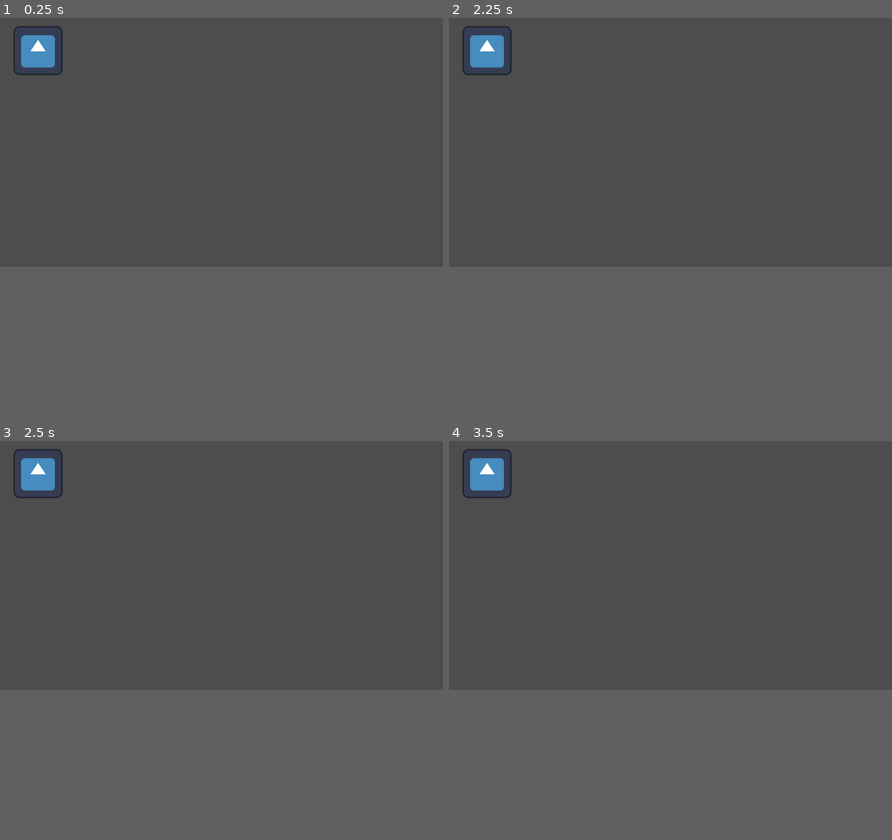
Above: before the commit, frames 1-4 (two rows, left to right).
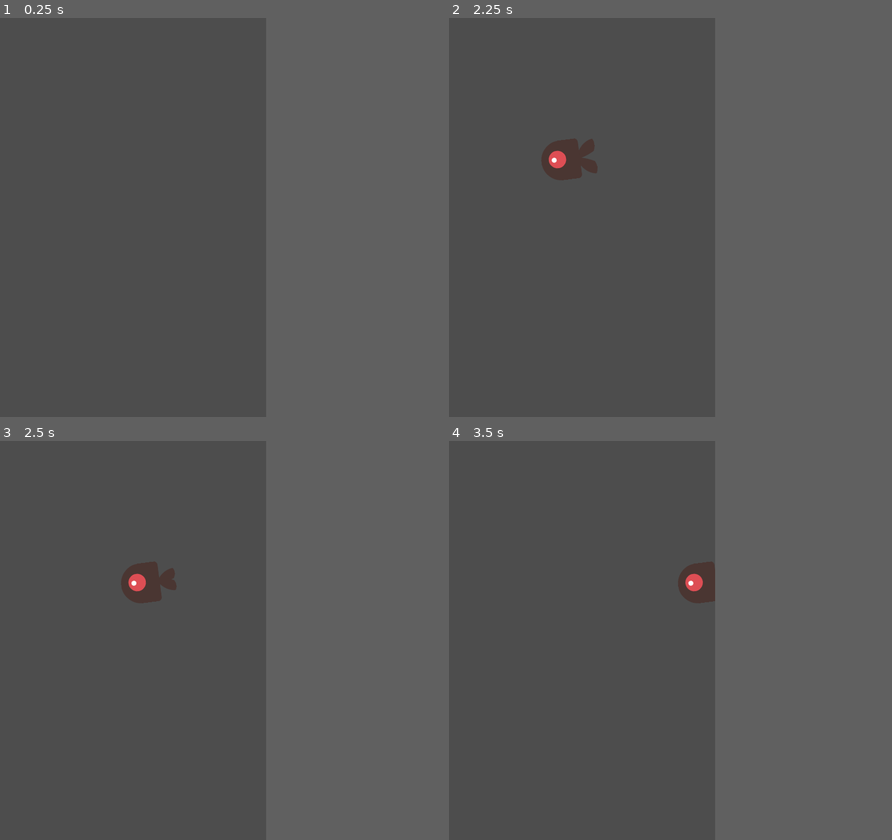
Above: after the commit, the same moments.

Repository: zykogithub/debut-godot
Game: Godot game, scene res://main.tscn
The game is run twice, just before and just after one commit, with the same random seed, the same clock (stepped at 60 frames per second) and the same inputs. Before the commit the project starts from res://icon.tscn. The engine's default icon, where the game draws it, is replaced by a stand-in: a white triangle on a blue panel in a dark square.
Inputs:
- Up to frame 1 (0.25 s): no input
- Up to frame 2 (2.25 s): tap Enter at 0.5, 2 s; hold Right (move_right, bound only after the commit) 0.53-1.28 s; tap Space at 1.25 s; hold Down (move_down, bound only after the commit) 1.28-2.03 s; hold Right (move_right, bound only after the commit) from 2.03 s (still down)
- Up to frame 3 (2.5 s): keep holding Right (move_right, bound only after the commit)
- Up to frame 4 (3.5 s): release Right (move_right, bound only after the commit) at 2.78 s; hold Up (move_up, bound only after the commit) from 2.78 s (still down)
In our replay, the window is 799x449 before the commit and 480x720 after it. These sizes can differ from the game's own. Grey fills any space a smaller window leaves; there, only what the larger window draws over its background counts as a difference.

The runs differ from the first frame. In frame 1, 0.8% of the frame differs, in the area x 3-15%, y 2-15%; in frame 2, 1.8%, in the area x 3-34%, y 2-41%; in frame 3, 1.7%; in frame 4, 1.5%.

Commit message:
fin de la création du joueur et de l'enemi et début de la scène main

Diff:
--- a/icon.gd
+++ /dev/null
@@ -1,18 +0,0 @@
-extends Sprite2D
-
-
-# Called when the node enters the scene tree for the first time.
-func _ready() -> void:
-	var node = Node2D.new()
-	var entier := 50
-	hello(node,entier)
-	print()
-
-
-# Called every frame. 'delta' is the elapsed time since the previous frame.
-func _process(delta: float) -> void:
-	pass
-
-func hello(node : Node2D, entier : int = 1) -> void :
-	entier = 3
-	node.position.x += entier
--- a/icon.tscn
+++ /dev/null
@@ -1,14 +0,0 @@
-[gd_scene load_steps=4 format=3 uid="uid://bbxijlw1xa46a"]
-
-[ext_resource type="Texture2D" uid="uid://ob5s3fkpn3mh" path="res://icon.svg" id="1_hqyvl"]
-[ext_resource type="Script" uid="uid://6hw2a3bvq2fh" path="res://icon.gd" id="2_otv2m"]
-[ext_resource type="Script" uid="uid://4v2tj2qspw5j" path="res://node_2d.gd" id="3_otv2m"]
-
-[node name="Icon" type="Sprite2D"]
-position = Vector2(99, 85)
-texture = ExtResource("1_hqyvl")
-script = ExtResource("2_otv2m")
-
-[node name="Node2D" type="Node2D" parent="."]
-position = Vector2(558.88574, 142.71411)
-script = ExtResource("3_otv2m")
--- /dev/null
+++ b/main.gd
@@ -0,0 +1,41 @@
+extends Node
+
+@export var mob_scene : PackedScene
+var score : int
+
+# Called when the node enters the scene tree for the first time.
+func _ready() -> void:
+	new_game()
+
+
+# Called every frame. 'delta' is the elapsed time since the previous frame.
+func _process(delta: float) -> void:
+	pass
+
+func new_game() -> void :
+	score = 0
+	$StartTimer.start()
+
+func game_over() -> void:
+	$ScoreTimer.stop()
+	$MobTimer.stop()
+
+func _on_mob_timer_timeout() -> void:
+	pass # Replace with function body.
+
+
+func _on_score_timer_timeout() -> void:
+	score +=1
+
+func _on_start_timer_timeout() -> void:
+	var mob = mob_scene.instantiate()
+	var mob_location = $MobPath/MobSpawLocation
+	mob_location.progress_ratio = randf()
+	mob.position = mob_location.position
+	var direction = mob_location.rotation + PI /2
+	direction += randf_range(-PI /4, PI/4)
+	mob.rotation = direction
+	var velocity = Vector2(randf_range(150.0,250.0),0.0)
+	mob.linear_velocity = velocity
+
+	add_child(mob)
--- /dev/null
+++ b/main.tscn
@@ -0,0 +1,43 @@
+[gd_scene load_steps=5 format=3 uid="uid://cwvgtsae4pj42"]
+
+[ext_resource type="Script" uid="uid://c2tjhmdeuq1g2" path="res://main.gd" id="1_h2yge"]
+[ext_resource type="PackedScene" uid="uid://owtirakc23wf" path="res://player.tscn" id="1_ig7tw"]
+[ext_resource type="PackedScene" uid="uid://57er14d6g663" path="res://mob.tscn" id="2_1bvp3"]
+
+[sub_resource type="Curve2D" id="Curve2D_lquwl"]
+_data = {
+"points": PackedVector2Array(0, 0, 0, 0, 0, -8, 0, 0, 0, 0, 0, 0, 0, 0, 0, 0, 480, 720)
+}
+point_count = 3
+
+[node name="Main" type="Node"]
+script = ExtResource("1_h2yge")
+mob_scene = ExtResource("2_1bvp3")
+
+[node name="Player" parent="." instance=ExtResource("1_ig7tw")]
+
+[node name="MobTimer" type="Timer" parent="."]
+wait_time = 0.5
+
+[node name="ScoreTimer" type="Timer" parent="."]
+
+[node name="StartTimer" type="Timer" parent="."]
+wait_time = 2.0
+one_shot = true
+
+[node name="StartPosition" type="Marker2D" parent="."]
+position = Vector2(240, 450)
+
+[node name="MobPath" type="Path2D" parent="."]
+position = Vector2(0, 7.912088)
+scale = Vector2(1, 0.989011)
+curve = SubResource("Curve2D_lquwl")
+
+[node name="MobSpawLocation" type="PathFollow2D" parent="MobPath"]
+position = Vector2(0, -8)
+rotation = 1.5707964
+
+[connection signal="hit" from="Player" to="." method="game_over"]
+[connection signal="timeout" from="MobTimer" to="." method="_on_mob_timer_timeout"]
+[connection signal="timeout" from="ScoreTimer" to="." method="_on_score_timer_timeout"]
+[connection signal="timeout" from="StartTimer" to="." method="_on_start_timer_timeout"]
--- /dev/null
+++ b/mob.gd
@@ -0,0 +1,17 @@
+extends RigidBody2D
+
+
+# Called when the node enters the scene tree for the first time.
+func _ready() -> void:
+	var mob_types = Array($AnimatedSprite2D.sprite_frames.get_animation_names())
+	$AnimatedSprite2D.animation = mob_types.pick_random()
+	$AnimatedSprite2D.play()
+
+
+# Called every frame. 'delta' is the elapsed time since the previous frame.
+func _process(delta: float) -> void:
+	pass
+
+
+func _on_visible_on_screen_notifier_2d_screen_exited() -> void:
+	queue_free()
--- /dev/null
+++ b/mob.tscn
@@ -0,0 +1,68 @@
+[gd_scene load_steps=10 format=3 uid="uid://57er14d6g663"]
+
+[ext_resource type="Script" uid="uid://ckhc5onqouowp" path="res://mob.gd" id="1_1qmh0"]
+[ext_resource type="Texture2D" uid="uid://d2ipx616k0rxj" path="res://art/enemyFlyingAlt_1.png" id="1_b3mxk"]
+[ext_resource type="Texture2D" uid="uid://d3xps2eyplw4m" path="res://art/enemyFlyingAlt_2.png" id="2_1qmh0"]
+[ext_resource type="Texture2D" uid="uid://dukl8801j6k24" path="res://art/enemySwimming_1.png" id="3_gfurk"]
+[ext_resource type="Texture2D" uid="uid://bdbsnggbg25eu" path="res://art/enemySwimming_2.png" id="4_ieysi"]
+[ext_resource type="Texture2D" uid="uid://bjq45oedxbyh" path="res://art/enemyWalking_1.png" id="5_cixyi"]
+[ext_resource type="Texture2D" uid="uid://bfhhhoexiai1a" path="res://art/enemyWalking_2.png" id="6_7ulmv"]
+
+[sub_resource type="SpriteFrames" id="SpriteFrames_pcqmr"]
+animations = [{
+"frames": [{
+"duration": 1.0,
+"texture": ExtResource("1_b3mxk")
+}, {
+"duration": 1.0,
+"texture": ExtResource("2_1qmh0")
+}],
+"loop": true,
+"name": &"fly",
+"speed": 5.0
+}, {
+"frames": [{
+"duration": 1.0,
+"texture": ExtResource("3_gfurk")
+}, {
+"duration": 1.0,
+"texture": ExtResource("4_ieysi")
+}],
+"loop": true,
+"name": &"swim",
+"speed": 5.0
+}, {
+"frames": [{
+"duration": 1.0,
+"texture": ExtResource("5_cixyi")
+}, {
+"duration": 1.0,
+"texture": ExtResource("6_7ulmv")
+}],
+"loop": true,
+"name": &"walk",
+"speed": 3.0
+}]
+
+[sub_resource type="CapsuleShape2D" id="CapsuleShape2D_jbnni"]
+radius = 50.0
+height = 104.0
+
+[node name="Mob" type="RigidBody2D"]
+collision_mask = 0
+gravity_scale = 0.0
+script = ExtResource("1_1qmh0")
+metadata/_edit_group_ = true
+
+[node name="AnimatedSprite2D" type="AnimatedSprite2D" parent="."]
+scale = Vector2(0.75, 0.75)
+sprite_frames = SubResource("SpriteFrames_pcqmr")
+animation = &"walk"
+frame_progress = 0.1704969
+
+[node name="VisibleOnScreenNotifier2D" type="VisibleOnScreenNotifier2D" parent="."]
+
+[node name="CollisionShape2D" type="CollisionShape2D" parent="."]
+shape = SubResource("CapsuleShape2D_jbnni")
+
+[connection signal="screen_exited" from="VisibleOnScreenNotifier2D" to="." method="_on_visible_on_screen_notifier_2d_screen_exited"]
--- a/node_2d.gd
+++ /dev/null
@@ -1,33 +0,0 @@
-extends Node2D
-
-# Called when the node enters the scene tree for the first time.
-func _ready():
-	add(5, 6) # Prints 11 to Output window
-	var sum = get_sum(2, 4) # Sets sum to 6
-	var my_int = add_ints(sum, 4) # Sets my_int to 10
-	my_int = times_2(my_int) # sets my_int to 20
-	var returned = move_x(self, my_int) # Move this node 20 pixels along x axis
-	if returned : print("vrai")
-	else : print("dommage")
-
-
-# This function has no return value
-func add(a, b):
-	print(a + b)
-
-# This function returns a value
-func get_sum(a, b):
-	return a + b
-
-# This function will only accept integer arguments
-func add_ints(a: int, b: int):
-	return a + b
-
-# Generate an error if the return value is not an int
-func times_2(n) -> int:
-	return 2 * n
-
-# This function modifies an object that is passed by reference
-func move_x(node: Node2D, dx = 1.5):
-	node.position.x += dx
-	return node.position.x == dx
--- /dev/null
+++ b/player.gd
@@ -0,0 +1,41 @@
+extends Area2D
+
+signal hit
+
+@export var speed := 400
+var screen_size
+
+# Called when the node enters the scene tree for the first time.
+func _ready() -> void:
+	screen_size = get_viewport_rect().size
+	hide()
+
+
+# Called every frame. 'delta' is the elapsed time since the previous frame.
+func _process(delta: float) -> void:
+	var velocity = Vector2.ZERO
+	if Input.is_action_pressed("move_right") : velocity.x +=1
+	elif Input.is_action_pressed("move_left") : velocity.x -=1
+	elif Input.is_action_pressed("move_down") : velocity.y +=1
+	elif Input.is_action_pressed("move_up") : velocity.y -=1
+
+	if velocity.length() > 0 :
+		velocity = velocity.normalized() * speed
+		$AnimatedSprite2D.play()
+	else : $AnimatedSprite2D.stop()
+	position += velocity * delta
+	position = position.clamp(Vector2.ZERO, screen_size)
+
+	if velocity.x != 0 :
+		$AnimatedSprite2D.animation = "walk"
+		$AnimatedSprite2D.flip_v = false
+		$AnimatedSprite2D.flip_h = velocity.x < 0
+	elif velocity.y != 0 :
+		$AnimatedSprite2D.animation = "up"
+		$AnimatedSprite2D.flip_v = velocity.y > 0
+
+
+func _on_body_entered(body: Node2D) -> void:
+	hide() # Player disappears after being hit.
+	hit.emit()
+	$CollisionShape2D.set_deferred("disabled", true)
--- /dev/null
+++ b/player.tscn
@@ -0,0 +1,52 @@
+[gd_scene load_steps=8 format=3 uid="uid://owtirakc23wf"]
+
+[ext_resource type="Texture2D" uid="uid://kltjvrxv54md" path="res://art/playerGrey_up1.png" id="1_hqtel"]
+[ext_resource type="Script" uid="uid://vhp41tt7ihkh" path="res://player.gd" id="1_sweqy"]
+[ext_resource type="Texture2D" uid="uid://da4exvt1yyx4m" path="res://art/playerGrey_up2.png" id="2_sweqy"]
+[ext_resource type="Texture2D" uid="uid://ddk3okdsnl4st" path="res://art/playerGrey_walk1.png" id="3_2hs0m"]
+[ext_resource type="Texture2D" uid="uid://2aagje0cygyo" path="res://art/playerGrey_walk2.png" id="4_1jxqw"]
+
+[sub_resource type="SpriteFrames" id="SpriteFrames_dw050"]
+animations = [{
+"frames": [{
+"duration": 1.0,
+"texture": ExtResource("1_hqtel")
+}, {
+"duration": 1.0,
+"texture": ExtResource("2_sweqy")
+}],
+"loop": true,
+"name": &"up",
+"speed": 5.0
+}, {
+"frames": [{
+"duration": 1.0,
+"texture": ExtResource("3_2hs0m")
+}, {
+"duration": 1.0,
+"texture": ExtResource("4_1jxqw")
+}],
+"loop": true,
+"name": &"walk",
+"speed": 5.0
+}]
+
+[sub_resource type="CapsuleShape2D" id="CapsuleShape2D_b26j0"]
+radius = 27.0
+height = 74.0
+
+[node name="Player" type="Area2D"]
+position = Vector2(13, 8)
+script = ExtResource("1_sweqy")
+metadata/_edit_group_ = true
+
+[node name="AnimatedSprite2D" type="AnimatedSprite2D" parent="."]
+scale = Vector2(0.5, 0.5)
+sprite_frames = SubResource("SpriteFrames_dw050")
+animation = &"walk"
+
+[node name="CollisionShape2D" type="CollisionShape2D" parent="."]
+position = Vector2(0, 3)
+shape = SubResource("CapsuleShape2D_b26j0")
+
+[connection signal="body_entered" from="." to="." method="_on_body_entered"]
--- a/project.godot
+++ b/project.godot
@@ -11,9 +11,15 @@
 [application]
 
 config/name="debutGodot"
-run/main_scene="uid://bbxijlw1xa46a"
+run/main_scene="uid://cwvgtsae4pj42"
 config/features=PackedStringArray("4.5", "Forward Plus")
 config/icon="res://icon.svg"
+
+[display]
+
+window/size/viewport_width=480
+window/size/viewport_height=720
+window/stretch/mode="canvas_items"
 
 [dotnet]
 
@@ -23,3 +29,26 @@
 
 version_control/plugin_name="GitPlugin"
 version_control/autoload_on_startup=true
+
+[input]
+
+move_right={
+"deadzone": 0.2,
+"events": [Object(InputEventKey,"resource_local_to_scene":false,"resource_name":"","device":0,"window_id":0,"alt_pressed":false,"shift_pressed":false,"ctrl_pressed":false,"meta_pressed":false,"pressed":false,"keycode":0,"physical_keycode":4194321,"key_label":0,"unicode":0,"location":0,"echo":false,"script":null)
+]
+}
+move_left={
+"deadzone": 0.2,
+"events": [Object(InputEventKey,"resource_local_to_scene":false,"resource_name":"","device":0,"window_id":0,"alt_pressed":false,"shift_pressed":false,"ctrl_pressed":false,"meta_pressed":false,"pressed":false,"keycode":0,"physical_keycode":4194319,"key_label":0,"unicode":0,"location":0,"echo":false,"script":null)
+]
+}
+move_up={
+"deadzone": 0.2,
+"events": [Object(InputEventKey,"resource_local_to_scene":false,"resource_name":"","device":-1,"window_id":0,"alt_pressed":false,"shift_pressed":false,"ctrl_pressed":false,"meta_pressed":false,"pressed":false,"keycode":0,"physical_keycode":4194320,"key_label":0,"unicode":0,"location":0,"echo":false,"script":null)
+]
+}
+move_down={
+"deadzone": 0.2,
+"events": [Object(InputEventKey,"resource_local_to_scene":false,"resource_name":"","device":-1,"window_id":0,"alt_pressed":false,"shift_pressed":false,"ctrl_pressed":false,"meta_pressed":false,"pressed":false,"keycode":0,"physical_keycode":4194322,"key_label":0,"unicode":0,"location":0,"echo":false,"script":null)
+]
+}
Not shown, added: art/House In a Forest Loop.ogg.import
Binary file added: art/enemyFlyingAlt_1.png
Not shown, added: art/enemyFlyingAlt_1.png.import
Binary file added: art/enemyFlyingAlt_2.png
Not shown, added: art/enemyFlyingAlt_2.png.import
Binary file added: art/enemySwimming_1.png
Not shown, added: art/enemySwimming_1.png.import
Binary file added: art/enemySwimming_2.png
Not shown, added: art/enemySwimming_2.png.import
Binary file added: art/enemyWalking_1.png
Not shown, added: art/enemyWalking_1.png.import
Binary file added: art/enemyWalking_2.png
(and 21 more such lines)
